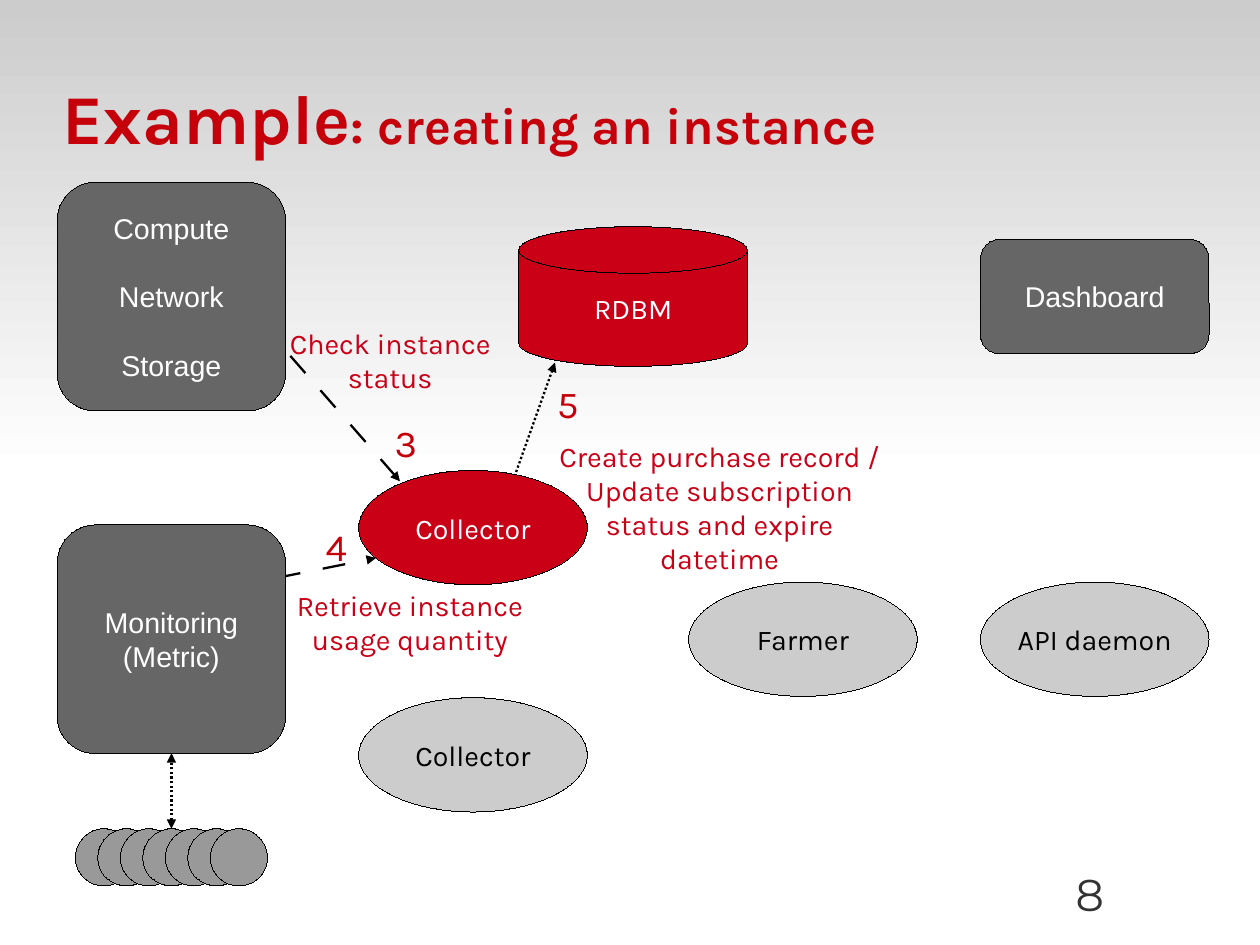
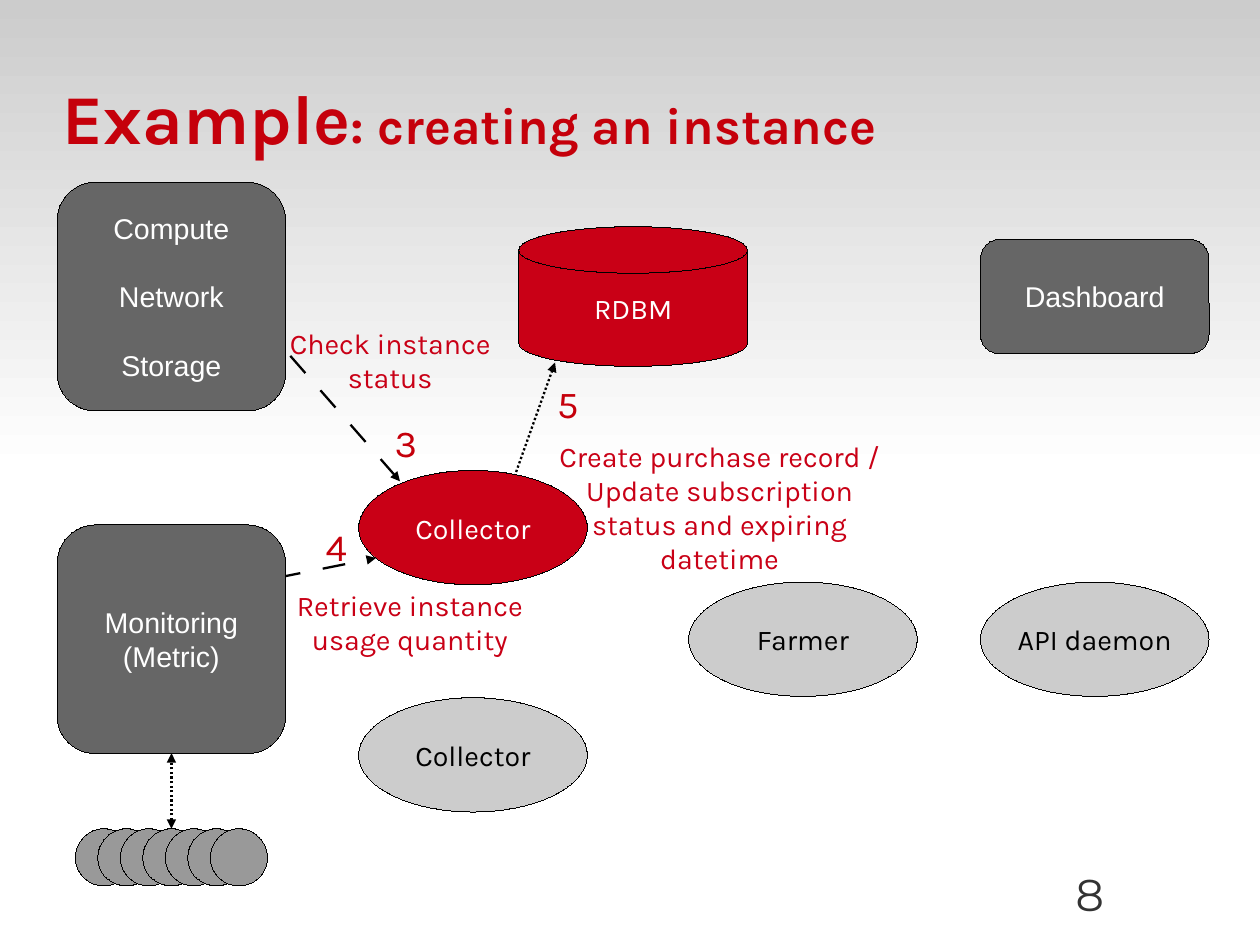
Before and after one commit to zyluo/talk-OSDS-2012, a slide deck: slide 8 of OSDS-2012-SF-dough-LZY.odp. Drawn at 1260x945 pixels with LibreOffice and Linux fonts; fonts in the diff are those of the drawing; background and template pictures are left out. Boxes give left, top, right and bottom in pixels: in the first picture for what was removed or moved away, otherwise in the second. Text is boxed around its words. In the diff, an @@ line names an element or a change of style, - is before the commit and + after.

```diff
--- a/OSDS-2012-SF-dough-LZY.odp
+++ b/OSDS-2012-SF-dough-LZY.odp
@@ text at (586, 481, 853, 570): text changed @@
-Update subscription status and expire datetime
+Update subscription status and expiring datetime
```
Also in this commit, not shown: 2 other slides changed.
